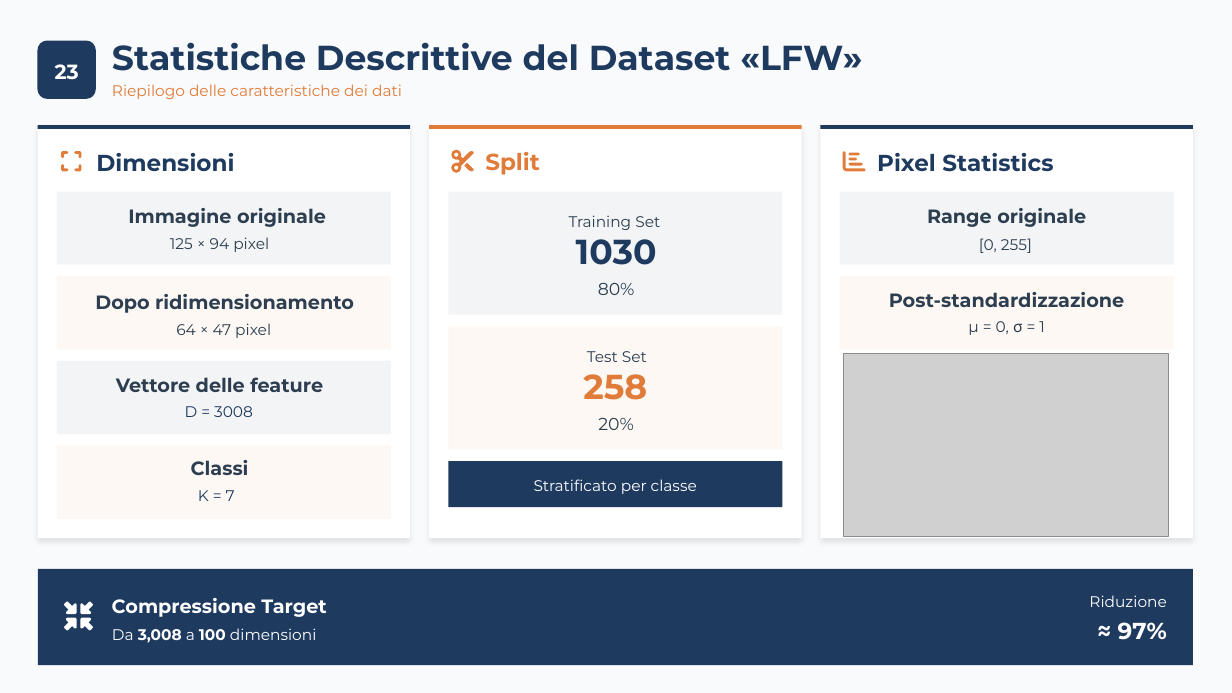
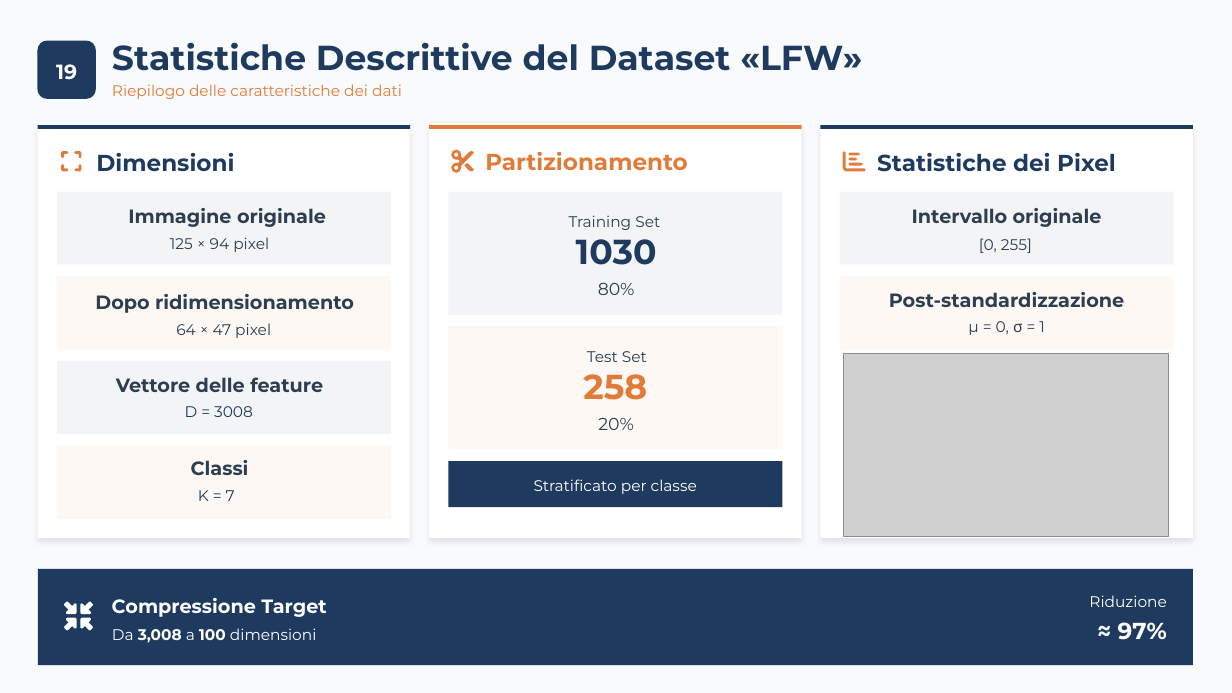
Before and after one commit to carrieroroberto/face-recognition-dimensionality-reduction, a slide deck: slide 21 of results/presentation/Carriero, Leone - Analisi Comparativa per Riduzione Dimensionale, Approccio Lineare e Non-Lineare per Riconoscimento e Verifica Facciale.pptx (slide 25 before the commit). Drawn at 1232x693 pixels with LibreOffice and Linux fonts; fonts in the diff are those of the drawing; grey boxes stand for pictures. Boxes give left, top, right and bottom in pixels: in the first picture for what was removed or moved away, otherwise in the second. Text is boxed around its words. In the diff, an @@ line names an element or a change of style, - is before the commit and + after.

```diff
--- a/results/presentation/Carriero, Leone - Analisi Comparativa per Riduzione Dimensionale, Approccio Lineare e Non-Lineare per Riconoscimento e Verifica Facciale.pptx
+++ b/results/presentation/Carriero, Leone - Analisi Comparativa per Riduzione Dimensionale, Approccio Lineare e Non-Lineare per Riconoscimento e Verifica Facciale.pptx
@@ text at (56, 64, 77, 80): text changed @@
-23
+19
@@ text at (485, 152, 688, 170): text changed @@
-Split
+Partizionamento
@@ text at (877, 153, 1116, 172): text changed @@
-Pixel Statistics
+Statistiche dei Pixel
@@ text at (912, 208, 1102, 227): text changed @@
-Range originale
+Intervallo originale
```
Also in this commit, not shown: 31 other slides changed, 2 other files.
